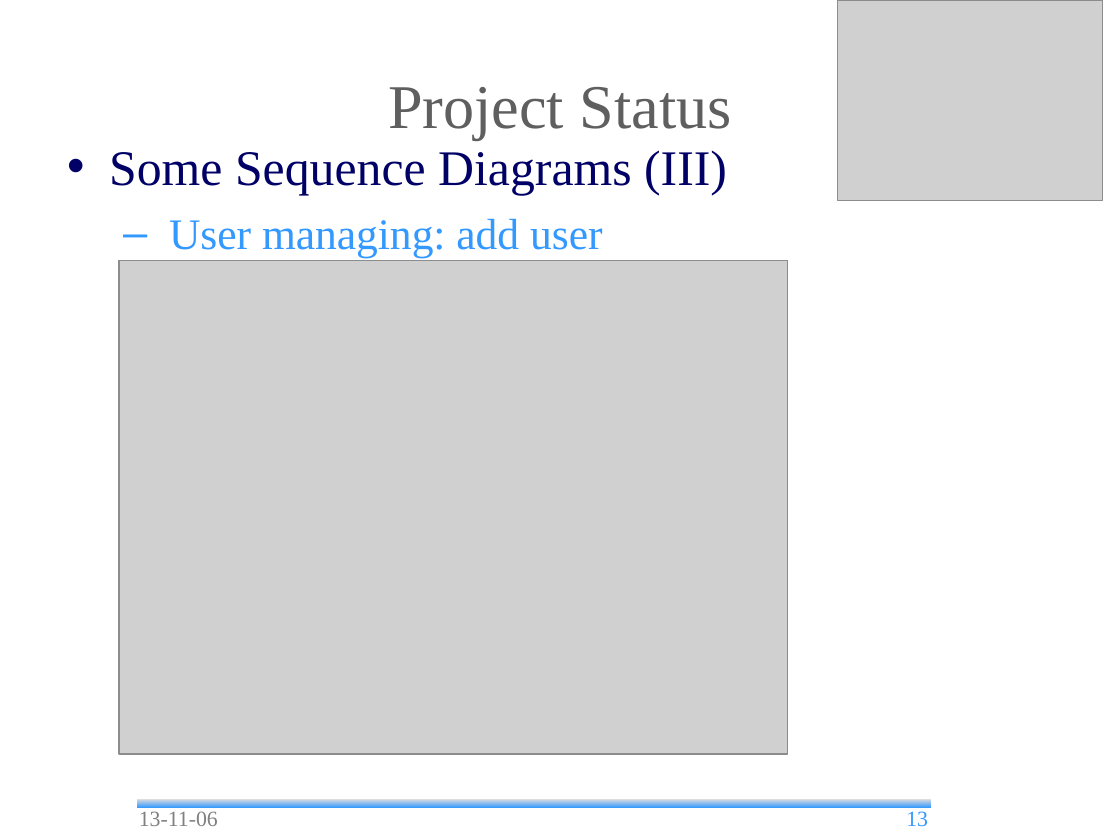
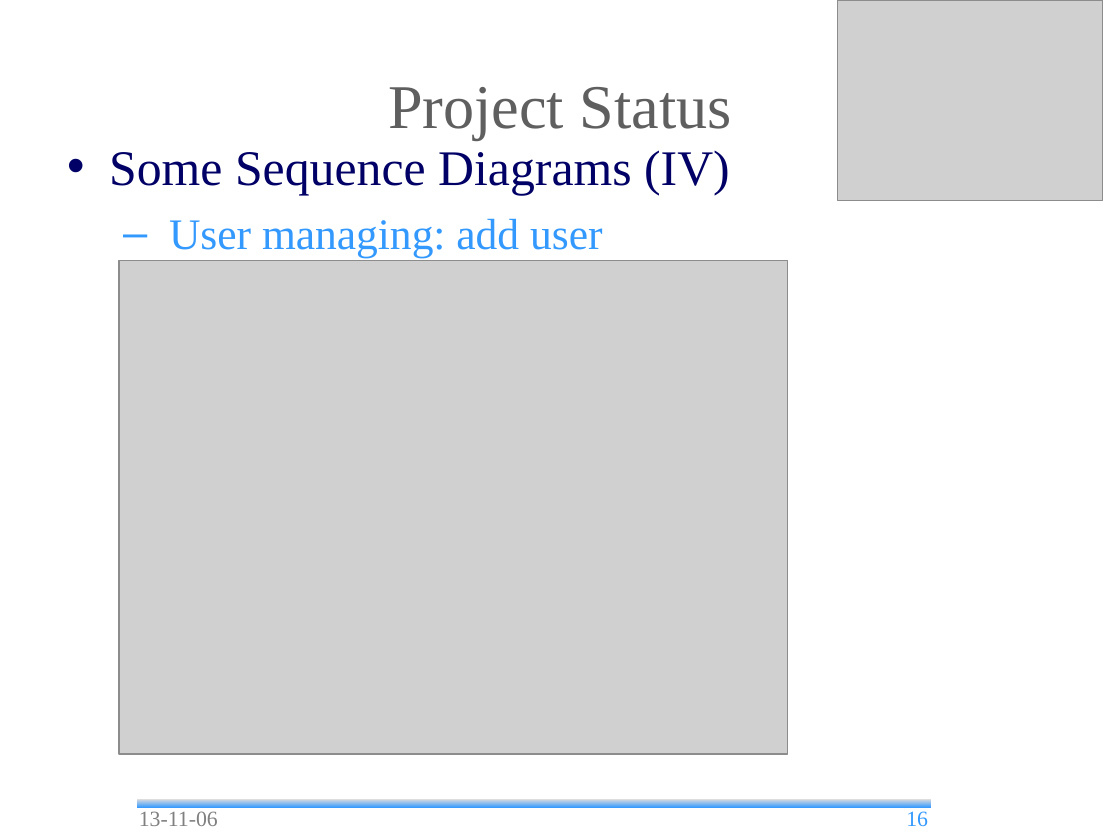
Before and after one commit to andrea-bottoli/DSD, a slide deck: slide 16 of Documentation/Presentation/13_45/Status_Report.odp (slide 13 before the commit). Drawn at 1120x840 pixels with LibreOffice and Linux fonts; fonts in the diff are those of the drawing; grey boxes stand for pictures; background and template pictures are left out. Boxes give left, top, right and bottom in pixels: in the first picture for what was removed or moved away, otherwise in the second. Text is boxed around its words. In the diff, an @@ line names an element or a change of style, - is before the commit and + after.

Commit message:
Status Report and Some Changes in Folders

```diff
--- a/Documentation/Presentation/13_45/Status_Report.odp
+++ b/Documentation/Presentation/13_45/Status_Report.odp
@@ text at (x1=109, y1=150, x2=730, y2=195): text changed @@
-• Some Sequence Diagrams (III)
+• Some Sequence Diagrams (IV)
@@ page number at (x1=906, y1=811, x2=928, y2=826): text changed @@
-13
+16
```
Also in this commit, not shown: 7 other slides changed, 3 slides added, 22 other files.
